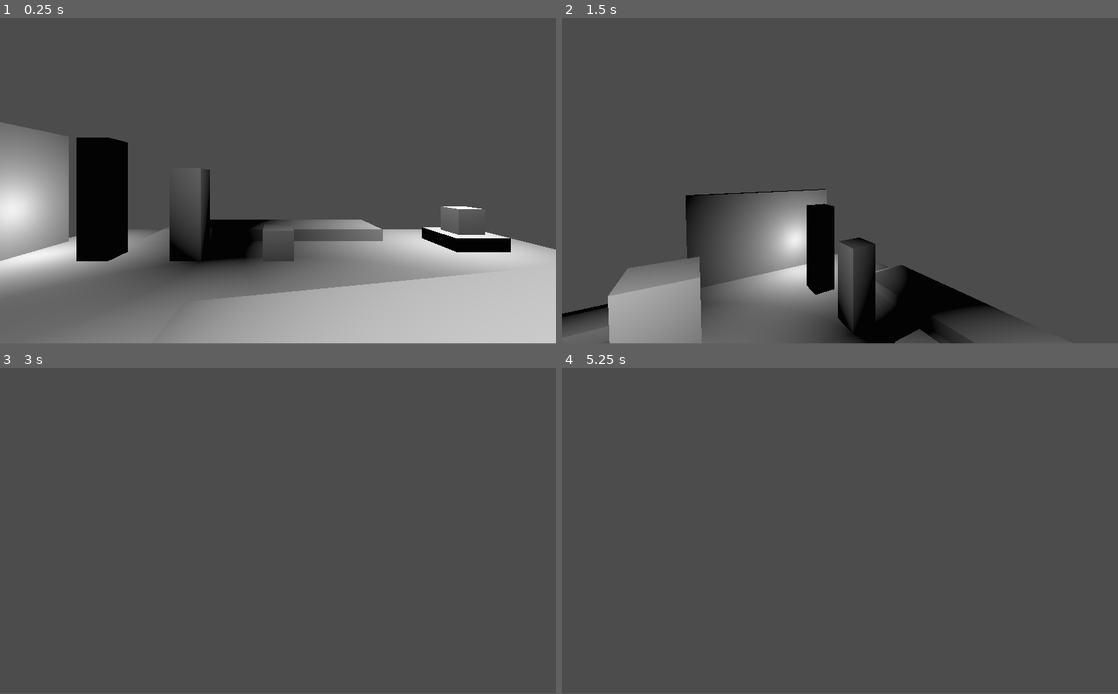
Above: before the commit, frames 1-4 (two rows, left to right).
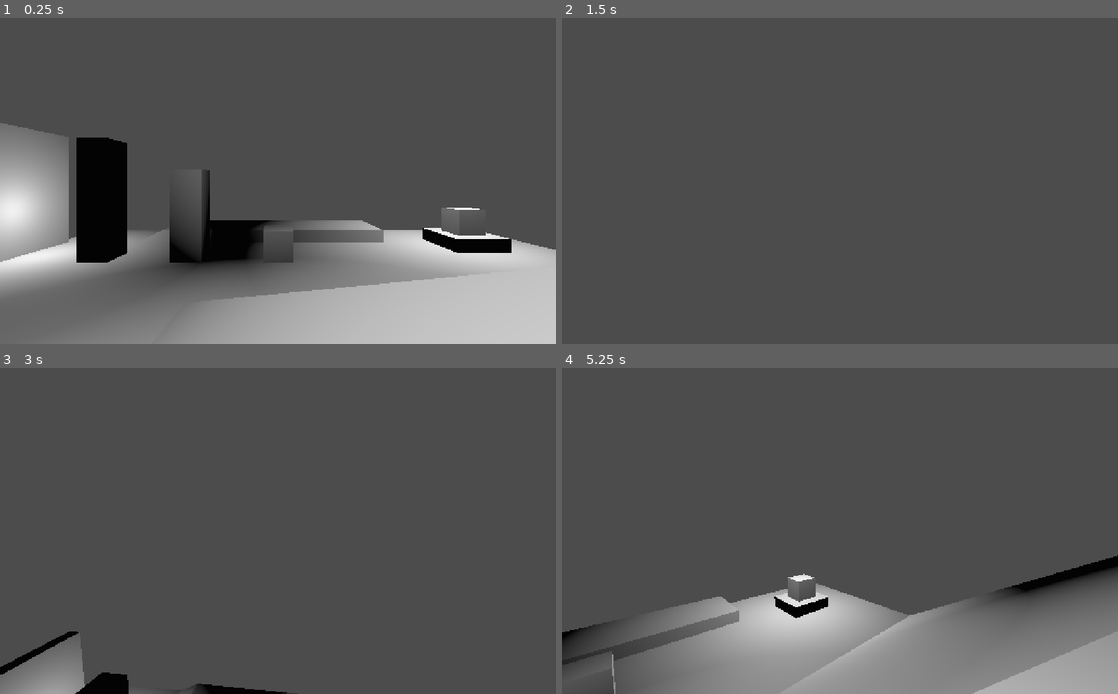
Above: after the commit, the same moments.

Repository: AOBUT-Game-Studios/FMD
Game: Godot game, scene res://Maps/TestEnv.tscn
The game is run twice, just before and just after one commit, with the same random seed, the same clock (stepped at 60 frames per second) and the same inputs.
Inputs (mouse positions are in pixels of both pictures, inside the frame that each line leads up to):
- Up to frame 1 (0.25 s): no input
- Up to frame 2 (1.5 s): move the mouse to (867, 177) at 0.52 s; hold W (forward) from 0.53 s (still down); right-click (867, 177) at 0.6 s; tap Space (jump) at 0.77, 0.8, 1.07, 1.35 s; move the mouse to (812, 181) at 1.27 s
- Up to frame 3 (3 s): keep holding W (forward); tap Space (jump) at 1.52, 1.82, 2.3 s; right-click (250, 531) at 1.55 s; move the mouse to (289, 524) at 2.02 s; right-click (289, 524) at 2.1 s; move the mouse to (272, 534) at 2.77 s; right-click (272, 534) at 2.85 s
- Up to frame 4 (5.25 s): keep holding W (forward); tap Space (jump) at 3.02, 3.32, 3.6, 3.77, 4.07, 4.52, 4.82 s; move the mouse to (878, 534) at 3.52 s; tap Escape (menu, bound only after the commit) at 4.15 s; move the mouse to (795, 527) at 4.27 s; right-click (795, 527) at 4.35 s; move the mouse to (845, 531) at 5.02 s; right-click (845, 531) at 5.1 s
In our replay, the window is 800x468 before the commit and 800x469 after it. These sizes can differ from the game's own. Grey fills any space a smaller window leaves; there, only what the larger window draws over its background counts as a difference.

The runs differ from the first frame. In frame 1, 0.8% of the frame differs, in the area x 0-100%, y 31-100%; in frame 2, 16%; in frame 3, 2.8%; in frame 4, 24%, in the area x 0-100%, y 57-100%.

Commit message:
Added Grapple

Diff:
--- a/Maps/TestEnv.tscn
+++ b/Maps/TestEnv.tscn
@@ -171,6 +171,8 @@
 [node name="Player" parent="." instance=ExtResource( 3 )]
 transform = Transform( 1, 0, 0, 0, 1, 0, 0, 0, 1, 0, 6.40409, 0 )
 gravity = -20.0
+run_drag = 5.0
+grapple_time_init = 0.25
 
 [node name="WorldEnvironment" type="WorldEnvironment" parent="."]
 environment = SubResource( 23 )
@@ -195,3 +197,5 @@
 
 [node name="Grapple Point" parent="." instance=ExtResource( 4 )]
 transform = Transform( 1, 0, 0, 0, 1, 0, 0, 0, 1, 0, 11.799, 0 )
+collision_layer = 2
+collision_mask = 2
--- a/Player/Player.gd
+++ b/Player/Player.gd
@@ -1,10 +1,9 @@
 extends KinematicBody
 
-#Last Change : 12/31/21
+#Last Change : 01/04/22
 
 #CHANGELOG
-	#Improved movement feel
-	#Added run and jump drag values
+	#Added Grapple
 
 #TODO
 #Basic WASD Movement COMPLETE 12/31/21
@@ -20,11 +19,11 @@
 	#Midair jumps allow for realignment of trajectory
 	#The player should feel in control while midair, but should still have limited horizontal influence outside of jumping and grappling
 #Grapple Mechanic
-	#Pulls player towards viable object, and past the object
+	#Pulls player towards viable object, and past the object COMPLETE 01/04/22
 	#Player receives an extra jump after a successful grapple, which allows them to realign trajectory
 	#Grapping disables players collision with a majority of in game set peices, excluding walls and platforms
-	#The grapple should launch the player in the direction of the grappled object, and past that object
-	#The trajectory of the launch is not direct, but rather an arc.
+	#The grapple should launch the player in the direction of the grappled object, and past that object COMPLETE 01/04/22
+	#The trajectory of the launch is not direct, but rather an arc. COMPLETE 01/04/22
 	#Grapples should feel good to chain, with a moderate cooldown.
 	#You cannot grapple mid launch.
 #Swatting
@@ -53,10 +52,14 @@
 export (float) var jump_accel_init = 3 #Starting acceleration value when jumping
 export (float) var jump_accel_cap = -20 #cut off point for increasing jump gravity
 export (float) var run_drag = 5 #How hard it is to turn when running
+export (float) var grapple_drag = 200
+export (float) var grapple_time_init = 1
 
 onready var jump_accel = jump_accel_init
 var velocity = Vector3() #The players velocity, currently maintains the y axis info between frames
 var jumping = false #Whether or not the player is able to jump
+var grapple = false
+onready var grapple_time = grapple_time_init
 var jump_current = 0 #Current Jump Strength Value
 var was_on_floor #True if player was on floor the previous frame
 var snap = Vector3.DOWN #Toggle snap to ground, empty vector is off, while downward is on
@@ -83,6 +86,12 @@
 		jumping = true
 		jump_current = jump_strength
 		snap = Vector3()
+	if Input.is_action_just_pressed("grapple") and !grapple:
+		grapple(get_parent().get_node("Grapple Point"))
+		snap = Vector3()
+	#Uncapture mouse
+	if Input.is_action_just_pressed("menu"):
+		Input.set_mouse_mode(Input.MOUSE_MODE_VISIBLE)
 	#Returns a vector 3 containing the normalized horizontal movement information
 	return input_dir.normalized()
 
@@ -119,15 +128,36 @@
 		rotate_y(-event.relative.x * mouse_sens)
 		pivot.rotation.x = clamp(pivot.rotation.x, -1.2, 1.2)
 
+#Grapple velocity calculations
+func grapple(target):
+	grapple = true
+	var dir = (target.get_transform().origin - get_transform().origin).normalized()
+	var distance = (target.get_transform().origin - get_transform().origin).length()
+	velocity = dir * max_speed * (distance / 5)
+	grapple_time = grapple_time_init
+
 #Runs the physics inputs every frame
 func _physics_process(delta):
-	velocity.y += (gravity * delta) + jump(delta) #Adds new gravity to this frame
+	if !grapple:
+		velocity.y += (gravity * delta) + jump(delta) #Adds new gravity to this frame
 	var desired_velocity = get_input() * max_speed
+
+	if grapple:
+		grapple_time -= delta
+		if grapple_time <= 0:
+			grapple = false
+			snap = Vector3.DOWN
+
 	#Maintain a large portion of previous frames horizontal plane velocity, increasing drag increases effort needed to change direction
-	if !jumping:
+	if grapple:
+		velocity.x = ((velocity.x / grapple_drag) * (grapple_drag - 1)) + (desired_velocity.x / grapple_drag) * 2
+		velocity.z = ((velocity.z / grapple_drag) * (grapple_drag - 1)) + (desired_velocity.z / grapple_drag) * 2
+		velocity.y = velocity.y
+	elif !jumping:
 		velocity.x = ((velocity.x / run_drag) * (run_drag - 1)) + (desired_velocity.x / run_drag)
 		velocity.z = ((velocity.z / run_drag) * (run_drag - 1)) + (desired_velocity.z / run_drag)
-	else:
+	elif jumping:
 		velocity.x = ((velocity.x / jump_drag) * (jump_drag - 1)) + (desired_velocity.x / jump_drag) * 1.5
 		velocity.z = ((velocity.z / jump_drag) * (jump_drag - 1)) + (desired_velocity.z / jump_drag) * 1.5
+
 	velocity = move_and_slide_with_snap(velocity ,snap, Vector3.UP, false, 4, 0.75, true) #Finally move the player
--- a/project.godot
+++ b/project.godot
@@ -210,10 +210,24 @@
 run/main_scene="res://Maps/TestEnv.tscn"
 config/icon="res://Misc/icon.png"
 
+[display]
+
+window/size/width=512
+window/size/height=300
+window/size/test_width=1024
+window/size/test_height=600
+window/stretch/mode="viewport"
+window/stretch/aspect="keep"
+
 [editor_plugins]
 
 enabled=PoolStringArray( "res://addons/qodot/plugin.cfg" )
 
+[global]
+
+resolution=false
+redner=false
+
 [input]
 
 forward={
@@ -241,6 +255,16 @@
 "events": [ Object(InputEventKey,"resource_local_to_scene":false,"resource_name":"","device":0,"alt":false,"shift":false,"control":false,"meta":false,"command":false,"pressed":false,"scancode":0,"physical_scancode":32,"unicode":0,"echo":false,"script":null)
  ]
 }
+grapple={
+"deadzone": 0.5,
+"events": [ Object(InputEventMouseButton,"resource_local_to_scene":false,"resource_name":"","device":0,"alt":false,"shift":false,"control":false,"meta":false,"command":false,"button_mask":0,"position":Vector2( 0, 0 ),"global_position":Vector2( 0, 0 ),"factor":1.0,"button_index":2,"pressed":false,"doubleclick":false,"script":null)
+ ]
+}
+menu={
+"deadzone": 0.5,
+"events": [ Object(InputEventKey,"resource_local_to_scene":false,"resource_name":"","device":0,"alt":false,"shift":false,"control":false,"meta":false,"command":false,"pressed":false,"scancode":0,"physical_scancode":16777217,"unicode":0,"echo":false,"script":null)
+ ]
+}
 
 [physics]
 
